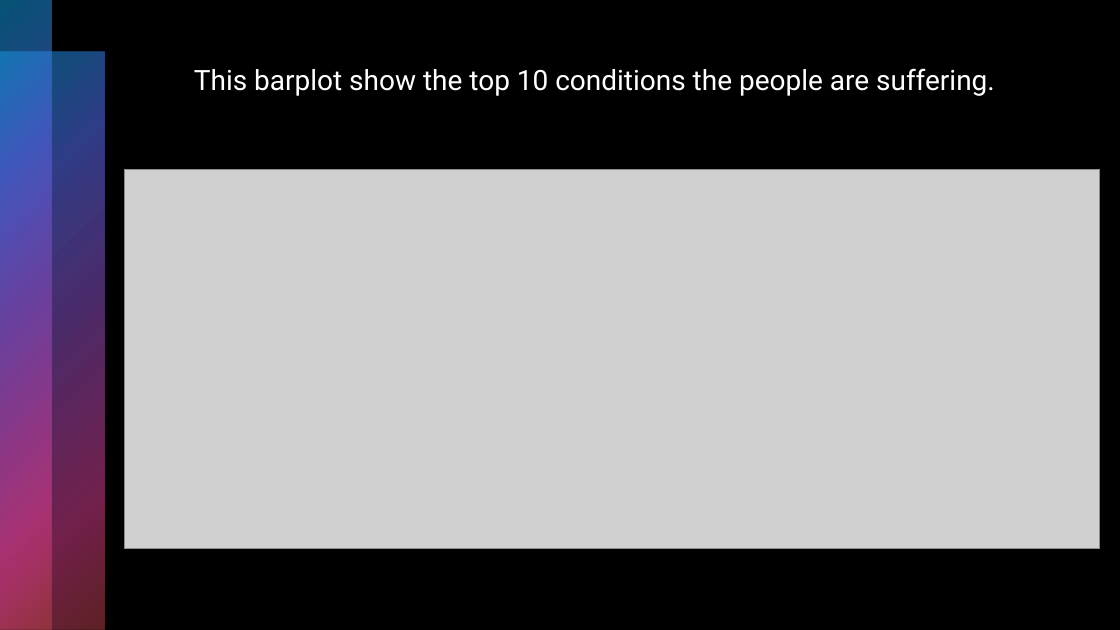
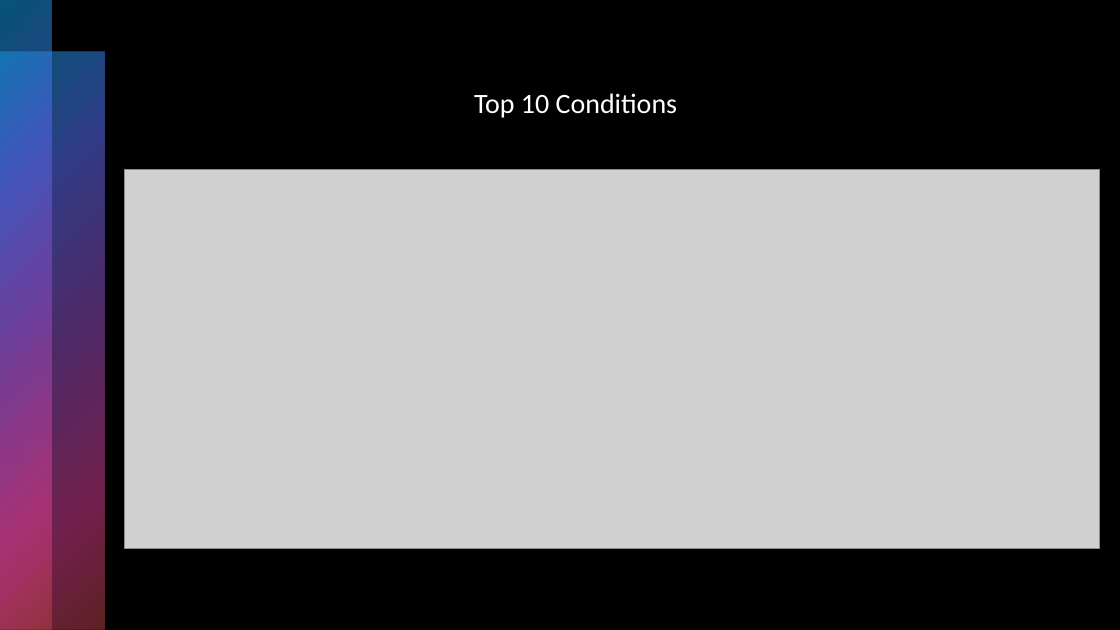
Before and after one commit to Shritej24c/drug_review_NLP, a slide deck: slide 13 of Plots/Drug Review presentation.pptx. Drawn at 1120x630 pixels with LibreOffice and Linux fonts; fonts in the diff are those of the drawing; grey boxes stand for pictures. Boxes give left, top, right and bottom in pixels: in the first picture for what was removed or moved away, otherwise in the second. Text is boxed around its words. In the diff, an @@ line names an element or a change of style, - is before the commit and + after.

```diff
--- a/Plots/Drug Review presentation.pptx
+++ b/Plots/Drug Review presentation.pptx
@@ text removed at [194,68,995,96] @@
-This barplot show the top 10 conditions the people are suffering.
@@ text added at [474,93,678,118], 24 pt, text #FFFFFF @@
+Top 10 Conditions
```
Also in this commit, not shown: 4 other slides changed, 3 other files.
